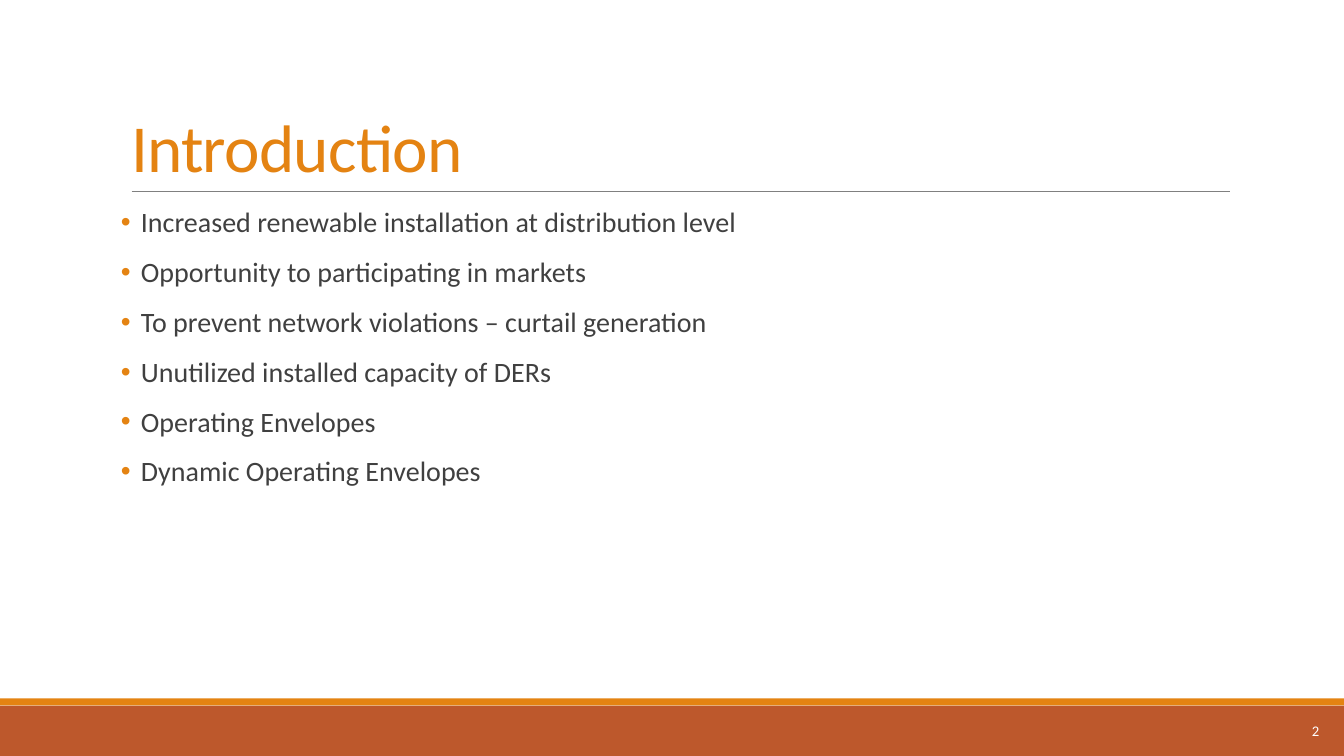
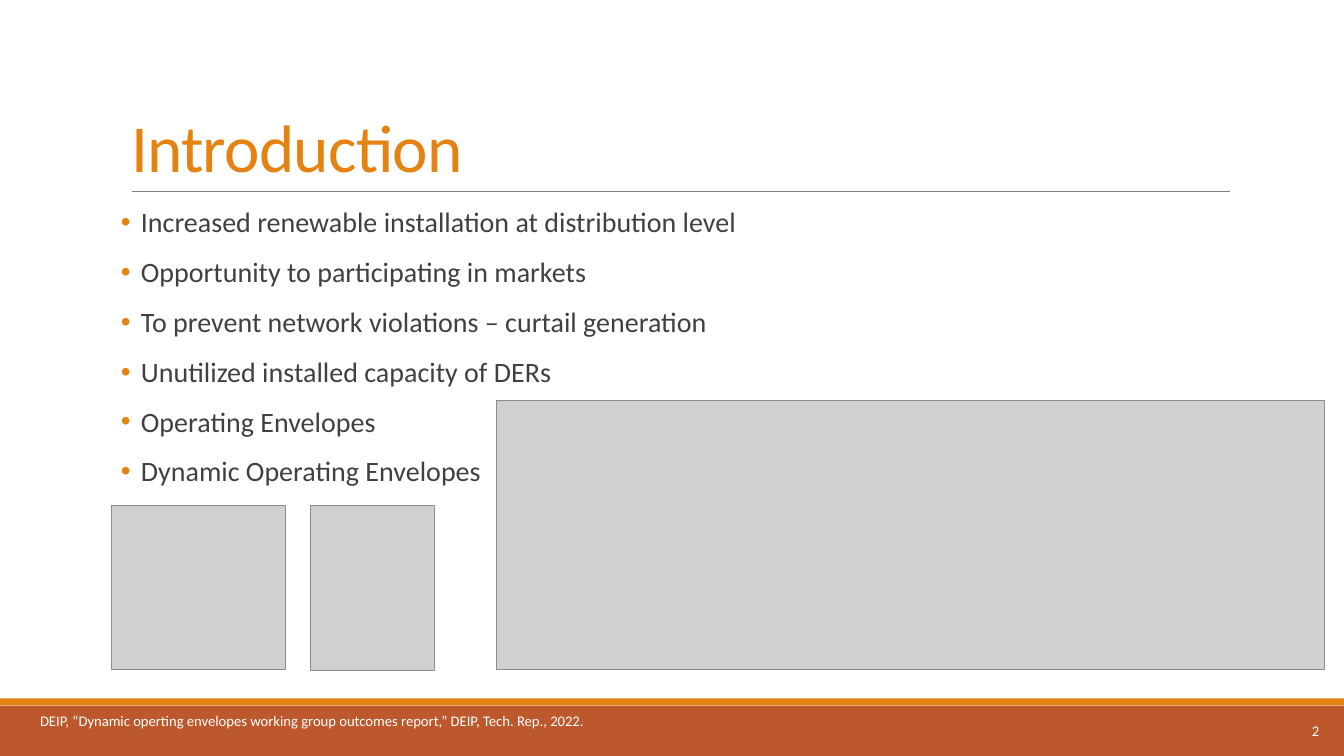
Before and after one commit to athuljosep/Power_System_Analysis, a slide deck: slide 2 of Seminar/Dynamic Operating Envelope.pptx. Drawn at 1344x756 pixels with LibreOffice and Linux fonts; fonts in the diff are those of the drawing; grey boxes stand for pictures. Boxes give left, top, right and bottom in pixels: in the first picture for what was removed or moved away, otherwise in the second. Text is boxed around its words. In the diff, an @@ line names an element or a change of style, - is before the commit and + after.

```diff
--- a/Seminar/Dynamic Operating Envelope.pptx
+++ b/Seminar/Dynamic Operating Envelope.pptx
@@ picture added at (497,400,1325,668) @@
@@ picture added at (111,506,285,669) @@
@@ picture added at (312,506,435,670) @@
@@ text added at (40,715,583,729), 10.5 pt, text #FFFFFF @@
+DEIP, “Dynamic operting envelopes working group outcomes report,” DEIP, Tech. Rep., 2022.
```
Also in this commit, not shown: 7 other slides changed, 1 slide added.
